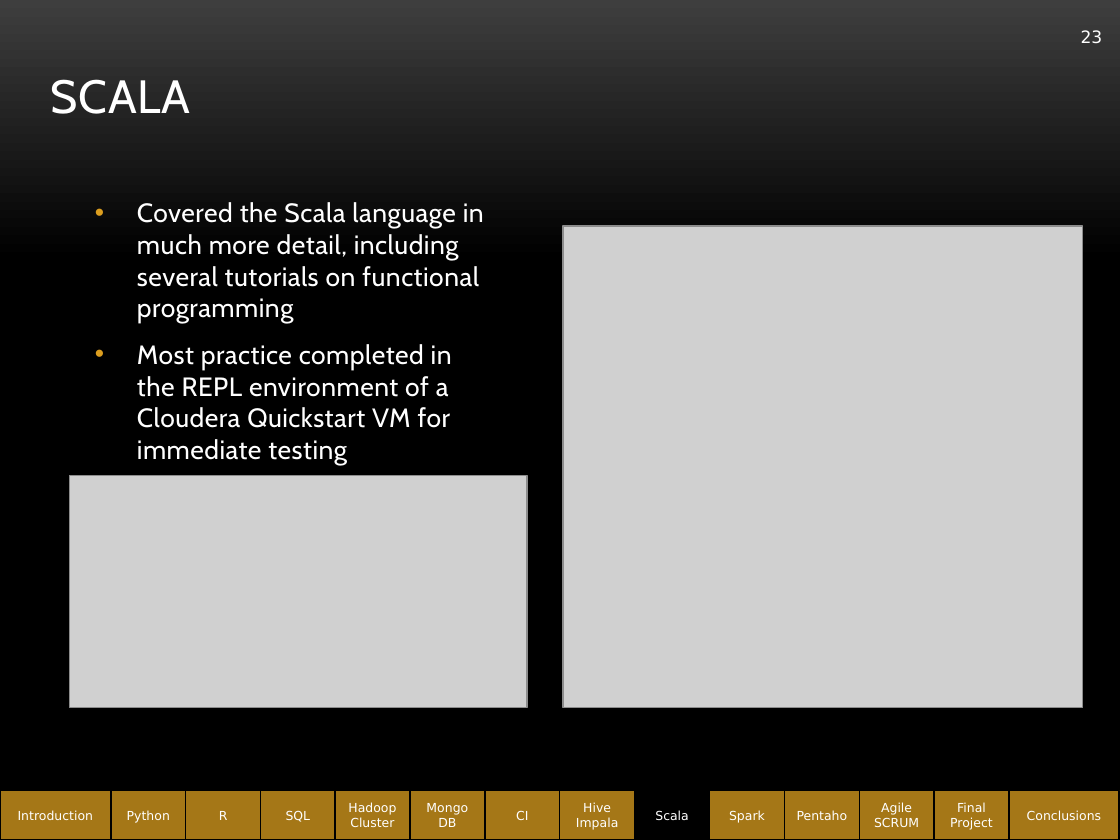
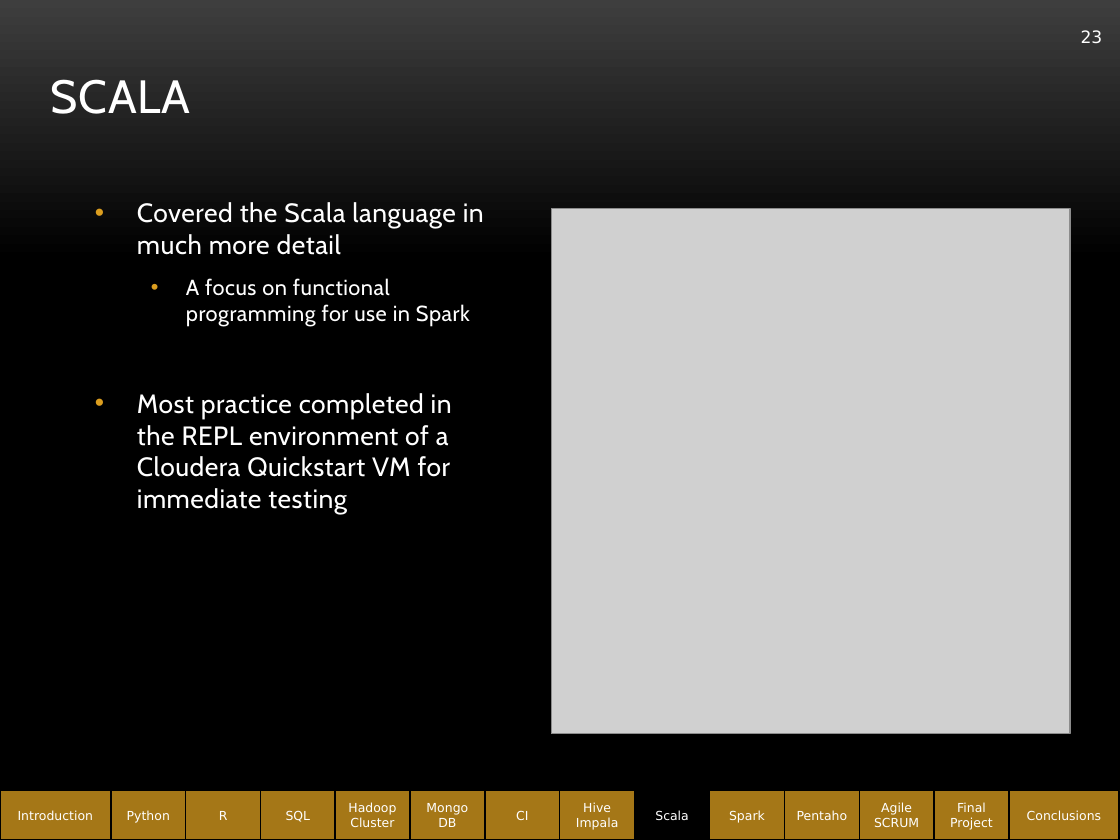
Before and after one commit to abe1ge/teletubbiesQAC, a slide deck: slide 23 of FinalPresentation.pptx. Drawn at 1120x840 pixels with LibreOffice and Linux fonts; fonts in the diff are those of the drawing; grey boxes stand for pictures; background and template pictures are left out. Boxes give left, top, right and bottom in pixels: in the first picture for what was removed or moved away, otherwise in the second. Text is boxed around its words. In the diff, an @@ line names an element or a change of style, - is before the commit and + after.

```diff
--- a/FinalPresentation.pptx
+++ b/FinalPresentation.pptx
@@ text at <box>137,202,484,326</box>: text changed; size 17 to 14 pt @@
-• Covered the Scala language in much more detail, including several tutorials on functional programming
+• Covered the Scala language in much more detail
+  • A focus on functional programming for use in Spark
@@ picture: place and size @@
-picture at <box>563,226,1083,708</box>
+picture at <box>551,208,1070,734</box>
@@ picture removed at <box>69,475,526,707</box> @@
```
Also in this commit, not shown: 16 other slides changed.
